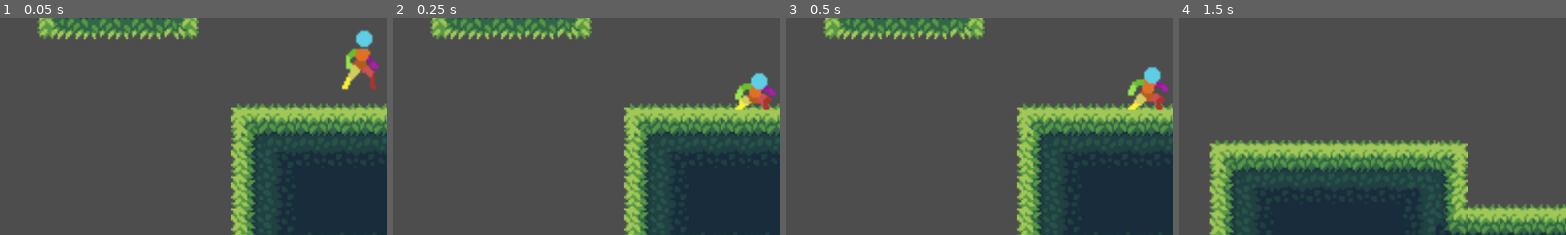
Above: before the commit, frames 1-4 (left to right).
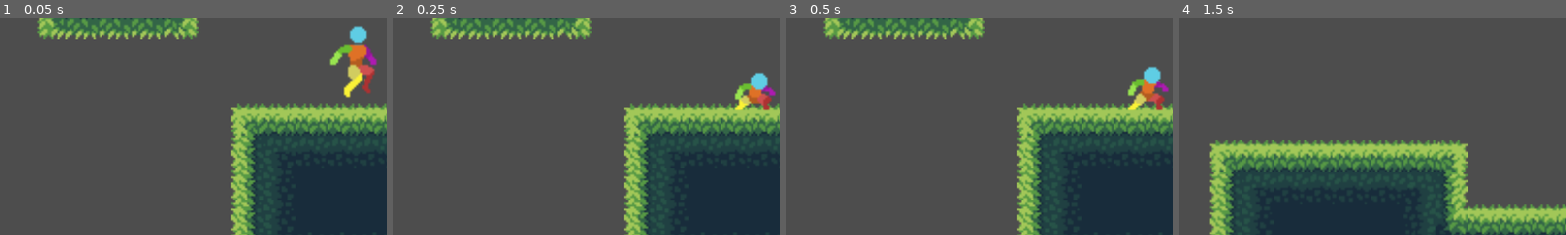
Above: after the commit, the same moments.

Repository: Allus-Interactive/platform-combat-game
Game: Godot game, scene res://scenes/main.tscn
The game is run twice, just before and just after one commit, with the same random seed, the same clock (stepped at 60 frames per second) and the same inputs.
Inputs:
- Up to frame 1 (0.05 s): no input
- Up to frame 2 (0.25 s): no input
- Up to frame 3 (0.5 s): no input
- Up to frame 4 (1.5 s): hold X (move_right) from 0.53 s (still down); tap Space (jump) at 0.6, 0.77, 1.07, 1.35 s
The pictures show only the part of the screen within x 3-53%, y 41-91%; the shares and areas given below are measured in that part.

The runs differ from the first frame. In frame 1, 1.8% of the frame differs, in the area x 85-98%, y 3-38%; in frame 2, nothing differs; in frame 3, nothing differs; in frame 4, nothing differs.

Commit message:
refactored double jump logic

Diff:
--- a/scripts/player.gd
+++ b/scripts/player.gd
@@ -21,6 +21,7 @@
 	if not is_on_floor():
 		# Add the gravity
 		velocity.y += gravity * delta
+		# Player is in the air
 		was_in_air = true
 	else:
 		# Land on the ground
@@ -35,21 +36,22 @@
 	# Handle Jump
 	if Input.is_action_just_pressed("jump"):
 		if is_on_floor():
-			# Normal Jump
 			jump()
 		elif not has_double_jumped:
-			# Double Jump
-			velocity.y = double_jump_velocity
-			has_double_jumped = true
+			double_jump()
 
 	# Handle jump animations
 	if not is_on_floor():
 		if velocity.y > -25 && velocity.y < 25 && not is_at_jump_peak:
+			# Player is at peak of jump
 			animated_sprite.play("jump_middle")
+			animation_locked = true
 			is_at_jump_peak = true
 
 		if velocity.y > 25 && not is_falling:
+			# Player is falling
 			animated_sprite.play("jump_end")
+			animation_locked = true
 			is_falling = true
 
 	# Get the input direction and handle the movement/deceleration
@@ -73,12 +75,28 @@
 
 func update_direction():
 	if direction.x > 0:
+		# Player facing right
 		animated_sprite.flip_h = false
 	elif direction.x < 0:
+		# Player facing left
 		animated_sprite.flip_h = true
 
 func jump():
+	# Set y velocity to jump
 	velocity.y = jump_velocity
+	# Play jump start anim and lock anims
+	animated_sprite.play("jump_start")
+	animation_locked = true
+
+func double_jump():
+	# Set y velocity to double jump
+	velocity.y = double_jump_velocity
+	# Set bool to avoid endless double jumps
+	has_double_jumped = true
+	# Reset bools to allow for jump middle and end anims to play
+	is_at_jump_peak = false
+	is_falling = false
+	# Play start anim and lock anims
 	animated_sprite.play("jump_start")
 	animation_locked = true
 
@@ -87,5 +105,7 @@
 	animation_locked = true
 
 func _on_animated_sprite_2d_animation_finished():
+	# Call when any anim finishes
 	if animated_sprite.animation == "jump_land":
+		# Only run this when jump land anim is finished
 		animation_locked = false
